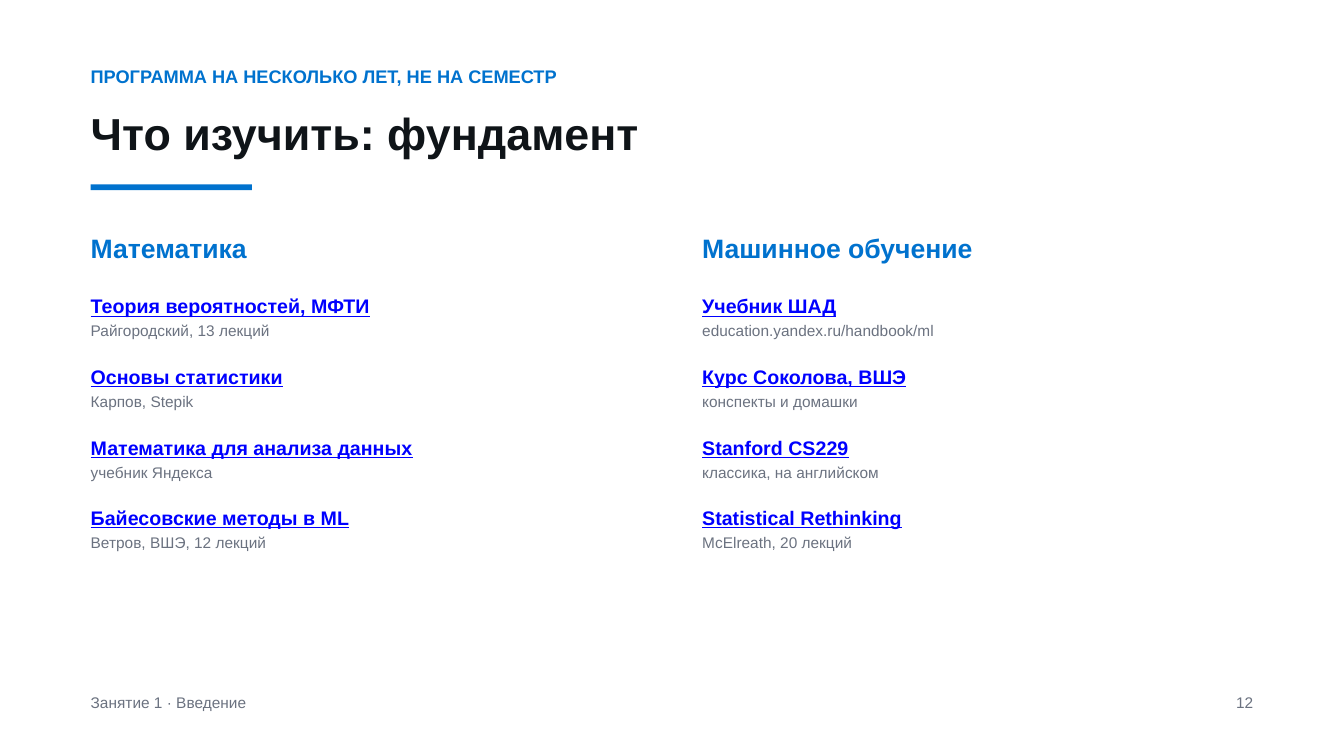
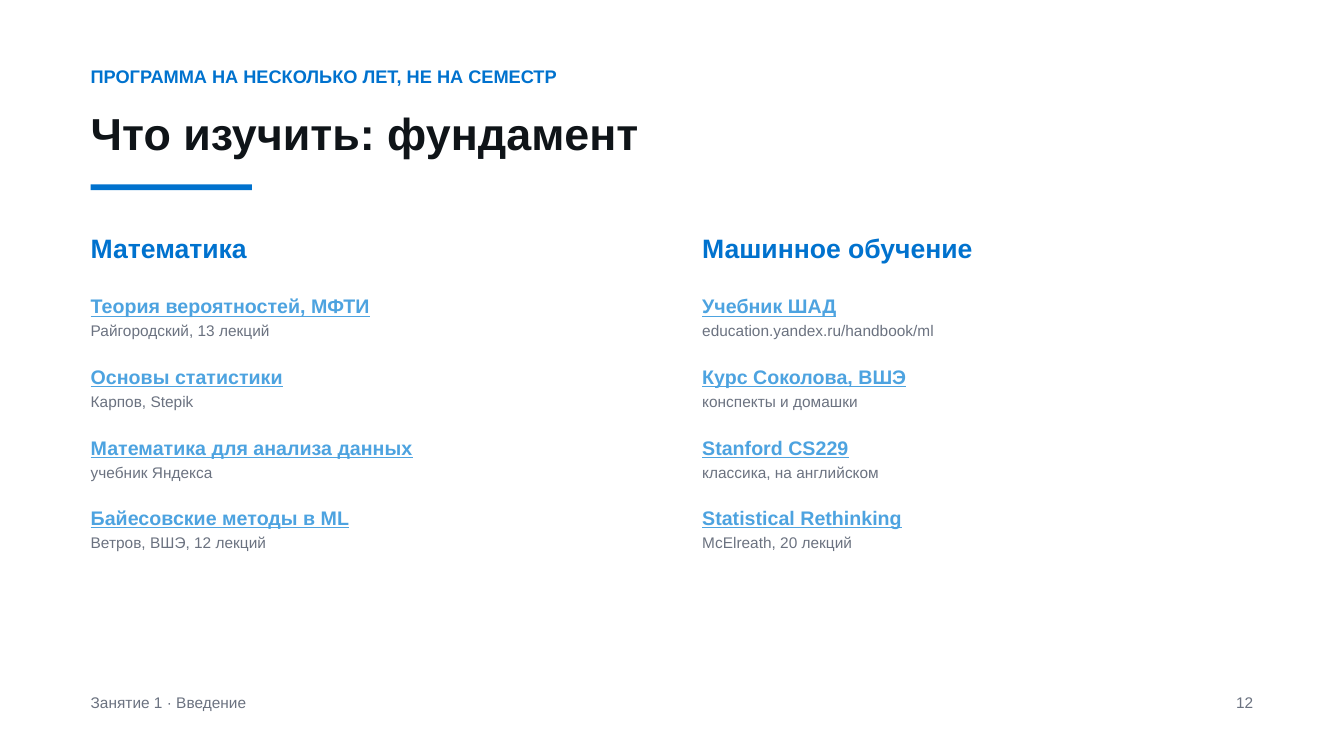
Before and after one commit to AmpiroMax/ml_dafe_mipt, a slide deck: slide 13 of classes/week_01_intro/lecture_01.pptx. Drawn at 1344x756 pixels with LibreOffice and Linux fonts; fonts in the diff are those of the drawing. Boxes give left, top, right and bottom in pixels: in the first picture for what was removed or moved away, otherwise in the second. Text is boxed around its words. In the diff, an @@ line names an element or a change of style, - is before the commit and + after.

```diff
--- a/classes/week_01_intro/lecture_01.pptx
+++ b/classes/week_01_intro/lecture_01.pptx
@@ text colour #0000FF to #4DA3E0 in 8 elements at (91,298,369,317), (91,370,283,387), (91,441,413,459), (91,510,349,529), (702,298,837,317), (702,370,906,388), (702,441,848,458), (702,511,901,529) @@
```
Also in this commit, not shown: 2 other slides changed, 5 other files.
